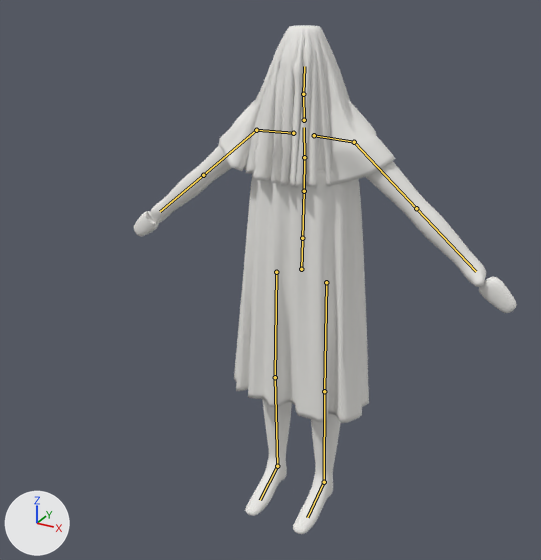
The FBX model TallerFinal/Assets/_Project/Art/Models/Character/SN-01_Sonador.fbx: old version first, new version second.
Camera for both pictures: a 50 mm lens placed at (1.03, -2.089, 1.93), pointed at (0.011, -0.236, 1.003). Arrows for +X, +Y and +Z are at lower left; the lights stay in place. The first picture is the older version. The bones that change, and the others that lie on the model, are drawn over the model as lines.

The first picture shows 'SN_Body', 'SN_Tunic', 'SN_Veil'.
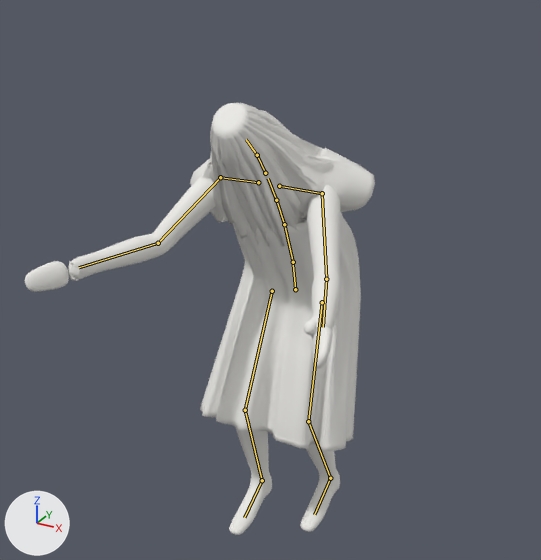
The newer file adds an action. The first version stands in its rest pose; the second is drawn at frame 43 of the action 'Peek'.

Location of each change, [x1, y1, x2, y2] in pixels of the pictures (541 x 560 px):
'SN_Tunic', posed (19% wider, 6% shorter): before [234, 168, 369, 423]; after [200, 212, 361, 451]
'SN_Veil', posed (12% shorter): before [219, 25, 396, 188]; after [190, 103, 375, 247]
'SN_Body', posed: before [134, 146, 517, 534]; after [25, 174, 340, 535]
bone 'Hips', root to tip: before (301, 269) to (302, 240); after (295, 289) to (293, 264)
bone 'Spine', root to tip: before (302, 238) to (304, 191); after (293, 262) to (284, 224)
bone 'Chest', root to tip: before (304, 191) to (304, 157); after (284, 224) to (276, 200)
bone 'UpperChest', root to tip: before (304, 157) to (304, 127); after (276, 200) to (268, 178)
bone 'Neck', root to tip: before (304, 120) to (303, 94); after (265, 173) to (257, 155)
bone 'Head', root to tip: before (303, 94) to (304, 66); after (257, 155) to (246, 139)
bone 'LeftUpperArm', root to tip: before (354, 142) to (416, 208); after (322, 193) to (326, 279)
bone 'LeftLowerArm', root to tip: before (416, 208) to (476, 271); after (326, 279) to (323, 327)
bone 'RightUpperArm', root to tip: before (256, 130) to (203, 175); after (220, 177) to (158, 243)
bone 'RightLowerArm', root to tip: before (203, 175) to (160, 211); after (158, 243) to (79, 267)
bone 'LeftUpperLeg', root to tip: before (326, 282) to (324, 391); after (322, 302) to (308, 421)
bone 'LeftLowerLeg', root to tip: before (324, 391) to (324, 482); after (308, 421) to (330, 478)
bone 'LeftFoot', root to tip: before (324, 482) to (307, 517); after (330, 478) to (314, 514)
bone 'RightUpperLeg', root to tip: before (276, 272) to (275, 377); after (272, 291) to (245, 410)
bone 'RightLowerLeg', root to tip: before (275, 377) to (277, 466); after (245, 410) to (262, 480)
bone 'RightFoot', root to tip: before (277, 466) to (260, 500); after (262, 480) to (244, 517)

The change in detail:
Bone 'Hips' (bone_hips) moves from (0.0, 0.0, 0.0) to (0.0, -0.062, 0.037).
Bone 'Hips' (bone_hips) turns from (0, 0, 0) to (15, 0, 0) degrees about its own x, y and z.
Bone 'Spine' (bone_spine) turns from (0, 0, 0) to (9, 0, 0) degrees about its own x, y and z.
Bone 'Chest' (bone_chest) turns from (0, 0, 0) to (6, 0, 0) degrees about its own x, y and z.
Bone 'UpperChest' (bone_upperchest) turns from (0, 0, 0) to (-1, 0, 0) degrees about its own x, y and z.
Bone 'Neck' (bone_neck) turns from (0, 0, 0) to (5, 0, 0) degrees about its own x, y and z.
Bone 'Head' (bone_head) turns from (0, 0, 0) to (13, 6, 1) degrees about its own x, y and z.
Bone 'LeftUpperArm' (bone_leftupperarm) turns from (0, 0, 0) to (5, 3, -64) degrees about its own x, y and z.
Bone 'LeftLowerArm' (bone_leftlowerarm) turns from (0, 0, 0) to (31, 5, -17) degrees about its own x, y and z.
Bone 'RightUpperArm' (bone_rightupperarm) turns from (0, 0, 0) to (5, -3, 64) degrees about its own x, y and z.
Bone 'RightLowerArm' (bone_rightlowerarm) turns from (0, 0, 0) to (31, -5, 17) degrees about its own x, y and z.
Bone 'LeftUpperLeg' (bone_leftupperleg) turns from (0, 0, 0) to (28, 0, 0) degrees about its own x, y and z.
Bone 'LeftLowerLeg' (bone_leftlowerleg) turns from (0, 0, 0) to (-38, 0, 0) degrees about its own x, y and z.
Bone 'LeftFoot' (bone_leftfoot) turns from (0, 0, 0) to (20, 0, 0) degrees about its own x, y and z.
Bone 'RightUpperLeg' (bone_rightupperleg) turns from (0, 0, 0) to (40, 0, 0) degrees about its own x, y and z.
Bone 'RightLowerLeg' (bone_rightlowerleg) turns from (0, 0, 0) to (-40, 0, 0) degrees about its own x, y and z.
Bone 'RightFoot' (bone_rightfoot) turns from (0, 0, 0) to (10, 0, 0) degrees about its own x, y and z.
